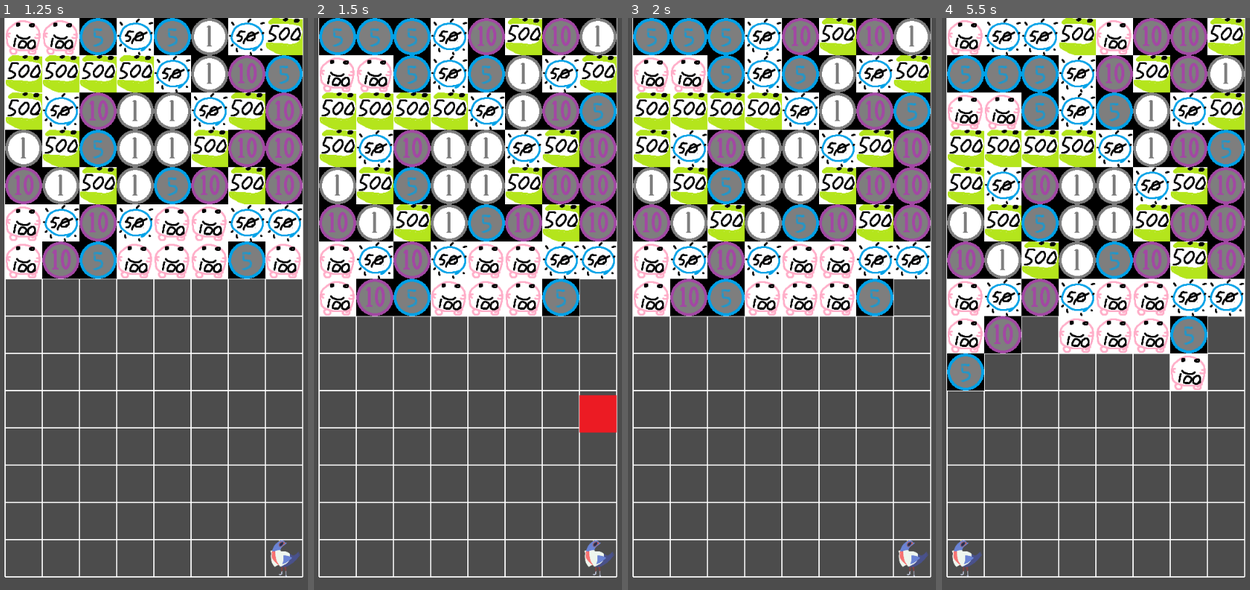
Above: before the commit, frames 1-4 (left to right).
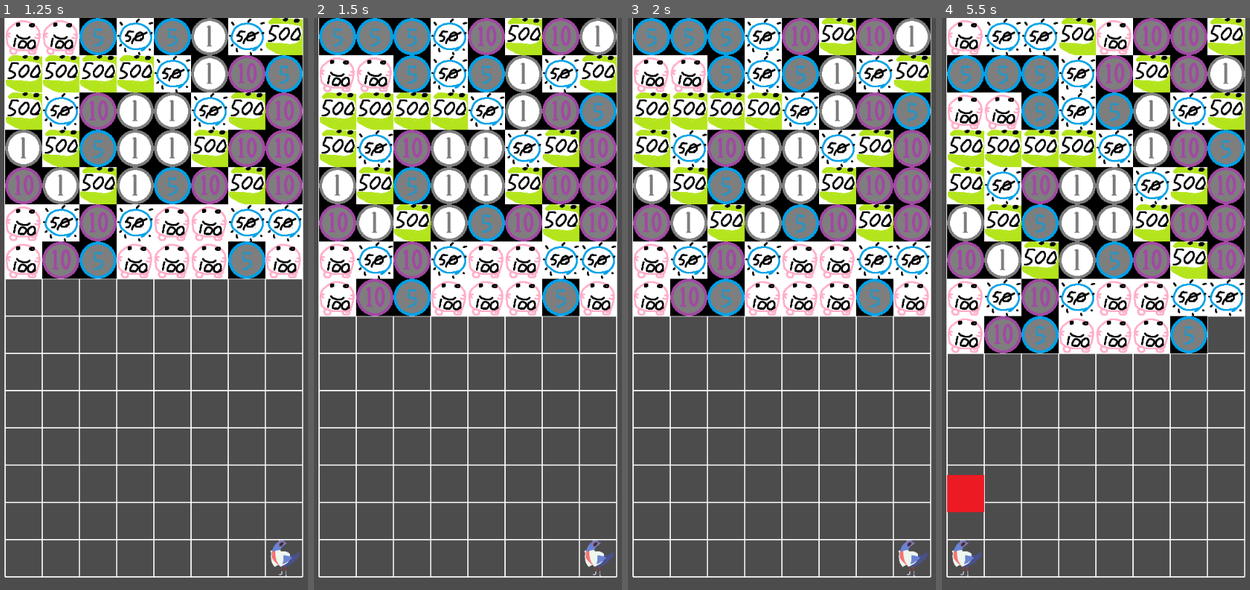
Above: after the commit, the same moments.

Repository: Alexzander-Stone/Money-Exchanger-Godot
Game: Godot game, scene res://Game.tscn
Same seed, same stepped clock (60 frames per second), same inputs: the game is played once before the commit and once after it.
Inputs:
- Up to frame 1 (1.25 s): tap Enter at 0.5 s; hold Right (ui_right) from 0.53 s (still down); tap X (deselect_coin) at 0.6 s
- Up to frame 2 (1.5 s): tap Space at 1.25 s; release Right (ui_right) at 1.28 s; hold Down (ui_down) from 1.28 s (still down); tap Z (select_coin) at 1.35 s
- Up to frame 3 (2 s): keep holding Down (ui_down)
- Up to frame 4 (5.5 s): tap Enter at 2 s; release Down (ui_down) at 2.03 s; hold Right (ui_right) 2.03-2.78 s; tap X (deselect_coin) at 2.1, 3.6, 5.1 s; tap Space at 2.75 s; hold Up (ui_up) 2.78-3.53 s; tap Z (select_coin) at 2.85, 4.35 s; hold Left (ui_left) 3.53-5.03 s; hold Down (ui_down) from 5.03 s (still down)

Frame 1 is identical in both runs. In frame 2, 1.5% of the frame differs, in the area x 86-99%, y 45-73%; in frame 3, 0.7%; in frame 4, 3.2%, in the area x 1-87%, y 52-87%.

Commit message:
Initial pushdown automata creation for coin death.

Diff:
--- a/Coin.gd
+++ b/Coin.gd
@@ -5,25 +5,19 @@
 var value
 
 # State Machine, Pushdown automata
+signal comboed
+
 var current_sprite = "One"
 var is_selected = false
 var grid_position = Vector2()
 var target_direction = Vector2()
 
 var is_dead = false
-export (int) var time_for_death
-var death_timer
 
 # Called when added to the scene through add_child from grid.
 func _ready():
 	grid = get_parent()
 	grid_position = position
-
-	death_timer = Timer.new()
-	death_timer.set_one_shot(true)
-	death_timer.set_wait_time(time_for_death)
-	death_timer.connect("timeout", self, "end_death")
-	add_child(death_timer)
 
 func move_to_pos(worldPos):
 	grid_position = worldPos
@@ -35,14 +29,8 @@
 	$AnimatedSprite.animation = sprite
 	current_sprite = sprite
 
-# WorldPos is the location of the spawner coin, this coin will determine when all the coins are removed.
-func start_death(worldPos):
-	$AnimatedSprite.animation = "Combo"
-	death_timer.start()
-
-func end_death():
-	# Inform grid that coin is ready for death.
-	is_dead = true
+func start_death():
+	emit_signal("comboed")
 
 func current_state_name():
 	return $StateMachine.current_state.name
--- a/Coin.tscn
+++ b/Coin.tscn
@@ -15,6 +15,7 @@
 [ext_resource path="res://CoinStateMachine.gd" type="Script" id=13]
 [ext_resource path="res://Idle.gd" type="Script" id=14]
 [ext_resource path="res://Move.gd" type="Script" id=15]
+[ext_resource path="res://Death.gd" type="Script" id=16]
 
 [sub_resource type="SpriteFrames" id=1]
 
@@ -65,7 +66,6 @@
 
 script = ExtResource( 1 )
 _sections_unfolded = [ "Pause", "Transform", "Visibility", "Z Index" ]
-time_for_death = 1
 
 [node name="AnimatedSprite" type="AnimatedSprite" parent="." index="0"]
 
@@ -86,3 +86,8 @@
 [node name="Move" type="Node" parent="StateMachine" index="1"]
 
 script = ExtResource( 15 )
+
+[node name="Death" type="Node" parent="StateMachine" index="2"]
+
+script = ExtResource( 16 )
+time_for_death = 1
--- a/CoinStateMachine.gd
+++ b/CoinStateMachine.gd
@@ -3,7 +3,8 @@
 func _ready():
 	states_map = {
 		"idle": $Idle,
-		"move": $Move
+		"move": $Move,
+		"death": $Death
 	}
 
 func _change_state(state_name):
@@ -11,7 +12,8 @@
 	if not _active:
 		return
 	# Pushdown automata can be relevant here.
-	#
+	if state_name == "death":
+		states_pushdown_stack.push_front(states_map[state_name])
 
 	# Call the interface's method.
 	._change_state(state_name)
--- /dev/null
+++ b/Death.gd
@@ -0,0 +1,18 @@
+extends "res://State.gd"
+
+export (int) var time_for_death
+var death_timer
+
+# Initialize.
+func enter():
+	owner.get_node("AnimatedSprite").play("Combo")
+
+	death_timer = Timer.new()
+	death_timer.set_one_shot(true)
+	death_timer.set_wait_time(time_for_death)
+	death_timer.connect("timeout", self, "end_death")
+	add_child(death_timer)
+	death_timer.start()
+
+func end_death():
+	owner.is_dead = true
--- a/Grid.gd
+++ b/Grid.gd
@@ -260,7 +260,7 @@
 				var coinWorldPos = map_to_world(coinPos) + half_tile_size
 				for coin in coin_container:
 					if coin.grid_position == coinWorldPos:
-						coin.start_death(worldPos)
+						coin.start_death()
 						combo_coins_to_remove.append(coin)
 						grid[coinPos.x][coinPos.y] = -1
 						break
--- a/Idle.gd
+++ b/Idle.gd
@@ -1,4 +1,4 @@
-extends "res://State.gd"
+extends "res://Live.gd"
 
 # Initialize.
 func enter():
--- /dev/null
+++ b/Live.gd
@@ -0,0 +1,7 @@
+extends "res://State.gd"
+
+func _ready():
+	owner.connect("comboed", self, "on_combo")
+
+func on_combo():
+	emit_signal("finished", "death")
--- a/Move.gd
+++ b/Move.gd
@@ -1,6 +1,6 @@
-extends "res://State.gd"
+extends "res://Live.gd"
 
-const MAX_SPEED = 2000
+const MAX_SPEED = 500
 const DOWN = Vector2(0, 1)
 const UP = Vector2(0, -1)
 
@@ -18,6 +18,8 @@
 # Check to see if the coin should be moving.
 # If so, change states.
 func update(delta):
+	.update(delta)
+
 	var pos = owner.position
 	var g_pos = owner.grid_position
 
Not shown: 1 places in Coin.tscn that only renumber resources
